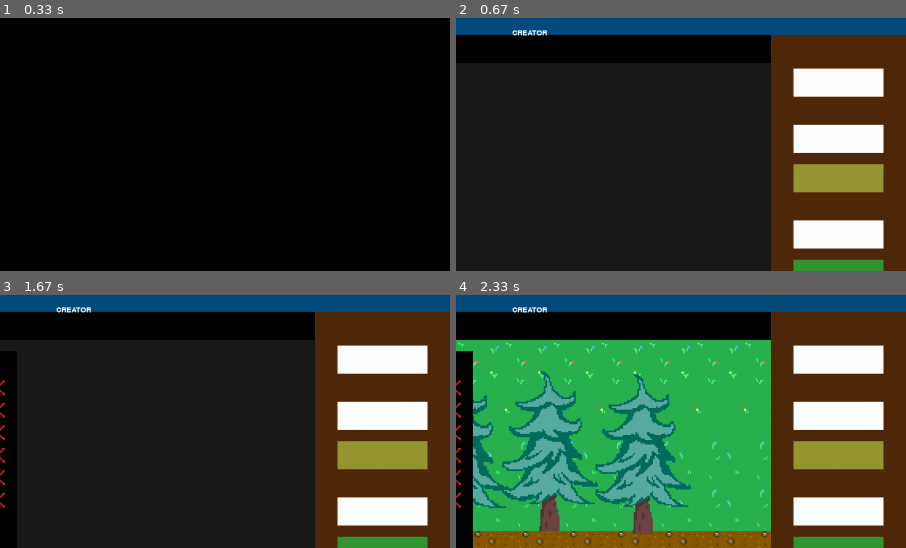
Above: before the commit, frames 1-4 (two rows, left to right).
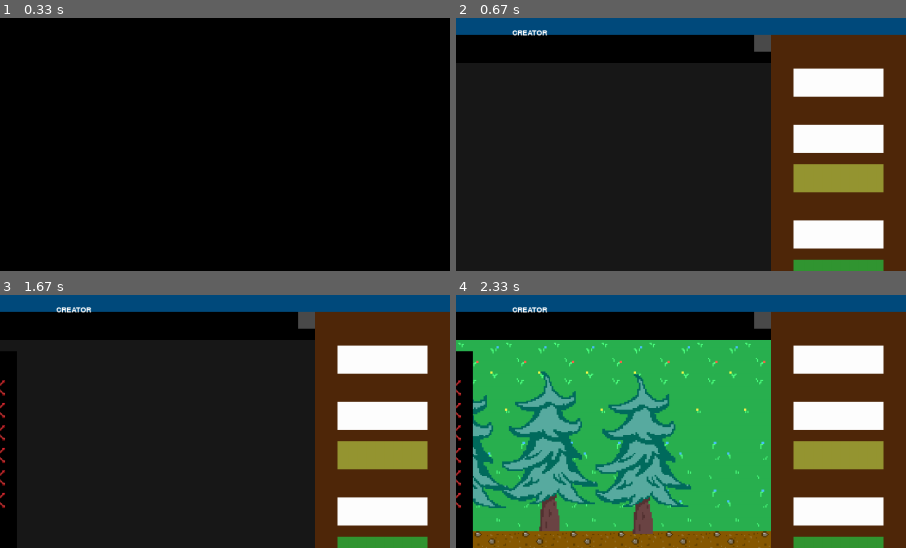
Above: after the commit, the same moments.

Repository: Markuss2b/td
Game: pygame game, started from main.py
The game is run twice, just before and just after one commit, with the same random seed, the same clock (stepped at 60 frames per second) and the same inputs.
Inputs (mouse positions are % of the whole screen's width and height, from its top left):
- Up to frame 1 (0.33 s): no input
- Up to frame 2 (0.67 s): click (6, 25) at 0.38 s
- Up to frame 3 (1.67 s): click (92, 13) at 0.72 s; click (92, 13) at 1.05 s; click (92, 13) at 1.38 s
- Up to frame 4 (2.33 s): click (42, 23) at 1.72 s; hold Left from 2 s (still down)
The pictures show only the part of the screen within x 50-100%, y 0-50%; the shares and areas given below are measured in that part.

Frame 1 is identical in both runs. In frame 2, 0.3% of the frame differs, in the area x 66-70%, y 6-14%; in frame 3, 0.3%; in frame 4, 0.3%.

Commit message:
Added grid button that adds a border around every tile

Diff:
--- a/td_map_creator.py
+++ b/td_map_creator.py
@@ -52,7 +52,10 @@
 
         self.selected_tile = None
 
+        # Color for numbers
         self.selected_style = "Red"
+
+        self.grid = False
 
         self.font = pygame.font.SysFont(None, 20)
 
@@ -129,6 +132,9 @@
 
             map_creator_ui = pygame.Rect(1360, 30, 240, 870)
             pygame.draw.rect(self.screen, (80, 40, 10), map_creator_ui)
+
+            grid_button = pygame.Rect(1330, 30, 30, 30)
+            pygame.draw.rect(self.screen, (75, 75, 75), grid_button)
 
             save_button = pygame.Rect(1360, 850, 120, 50)
             exit_button = pygame.Rect(1480, 850, 120, 50)
@@ -165,7 +171,7 @@
 
             # For now, have to manually add if i add any buttons
             self.handle_style(red_style_button, blue_style_button, white_style_button)
-            self.handle_buttons(select_map, save_button, exit_button, see_tiles, see_tower_avail, see_sequence, tile_map, open_tile_menu_button, open_obstacle_menu, see_obstacles)
+            self.handle_buttons(select_map, save_button, exit_button, see_tiles, see_tower_avail, see_sequence, tile_map, open_tile_menu_button, open_obstacle_menu, see_obstacles, grid_button)
 
 
             draw_text("CREATOR", self.font, (255, 255, 255), self.screen, 900, 20)
@@ -213,7 +219,7 @@
             self.clock.tick(60)
 
 
-    def handle_buttons(self, select_map, save_button, exit_button, see_tiles, see_tower_avail, see_sequence, tile_map, open_tile_menu_button, open_obstacle_menu, see_obstacles):
+    def handle_buttons(self, select_map, save_button, exit_button, see_tiles, see_tower_avail, see_sequence, tile_map, open_tile_menu_button, open_obstacle_menu, see_obstacles, grid_button):
 
         # Map menu pop up and its functionality
         if self.load_map_menu == True:
@@ -267,6 +273,12 @@
                 if self.click:
                     self.selected_view_mode = "Sequence"
 
+            if grid_button.collidepoint(self.mx, self.my):
+                if self.click:
+                    if self.grid == True:
+                        self.grid = False
+                    else:
+                        self.grid = True
 
             # For selecting tiles in the map
             if self.map_selected != None:
@@ -611,6 +623,10 @@
 
                     self.draw_img_on_rect(f'images/Tiles/{folder_name}/{tile}', tile_x, tile_y, self.tile_size, self.tile_size)
 
+                    # Draws border around each tile
+                    if self.grid == True:
+                        self.draw_img_on_rect(f'images/Assets/Grid2.png', tile_x, tile_y, self.tile_size, self.tile_size)
+
 
         obstacles = self.map_selected.get_obstacles()
         for obstacle in obstacles:
Binary file added: images/Assets/Grid1.png
Binary file added: images/Assets/Grid2.png
